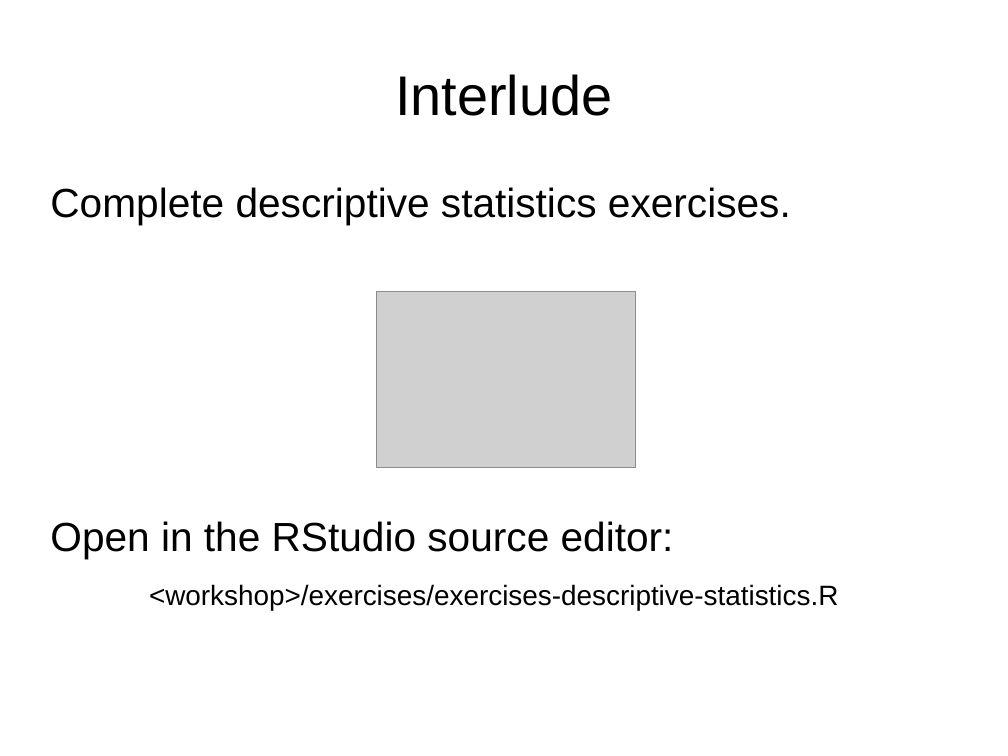
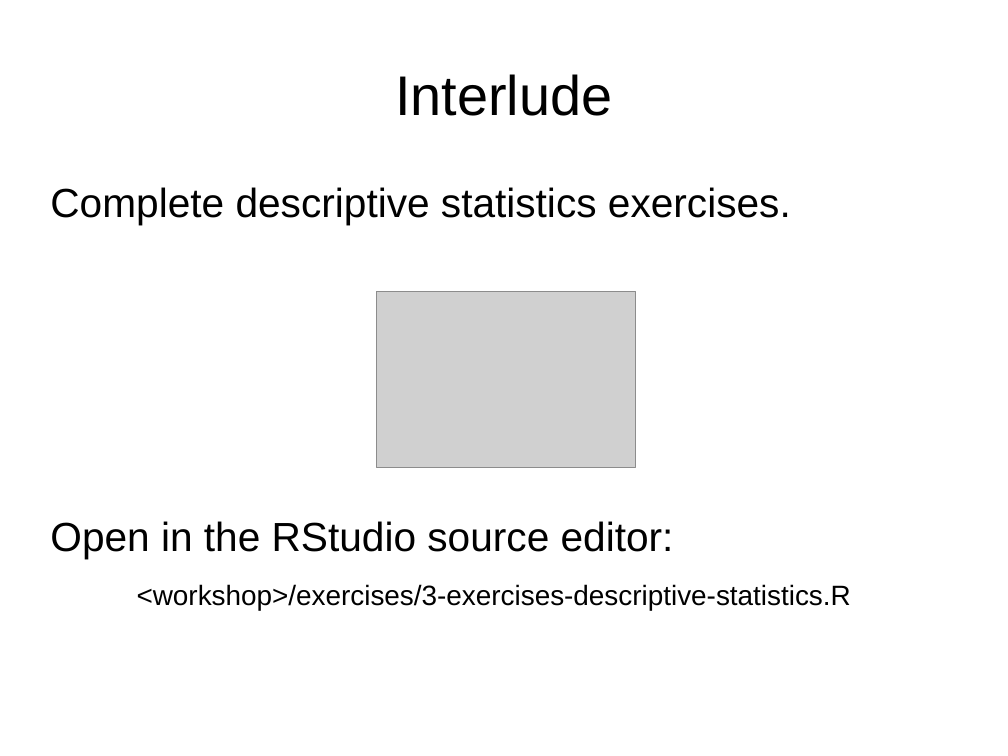
Before and after one commit to ubccr/hsws, a slide deck: slide 100 of slides/R-intro-slideset.odp (slide 99 before the commit). Drawn at 1008x756 pixels with LibreOffice and Linux fonts; fonts in the diff are those of the drawing; grey boxes stand for pictures. Boxes give left, top, right and bottom in pixels: in the first picture for what was removed or moved away, otherwise in the second. Text is boxed around its words. In the diff, an @@ line names an element or a change of style, - is before the commit and + after.

```diff
--- a/slides/R-intro-slideset.odp
+++ b/slides/R-intro-slideset.odp
@@ text at (137, 584, 851, 610): text changed @@
-<workshop>/exercises/exercises-descriptive-statistics.R
+<workshop>/exercises/3-exercises-descriptive-statistics.R
```
Also in this commit, not shown: 10 other slides changed, 3 slides added, 10 other files.
